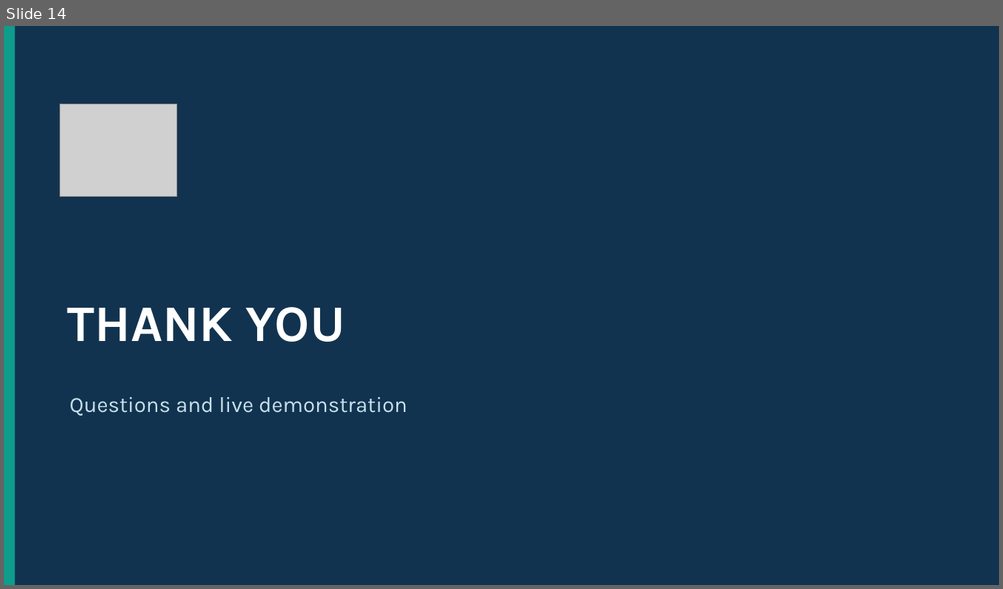
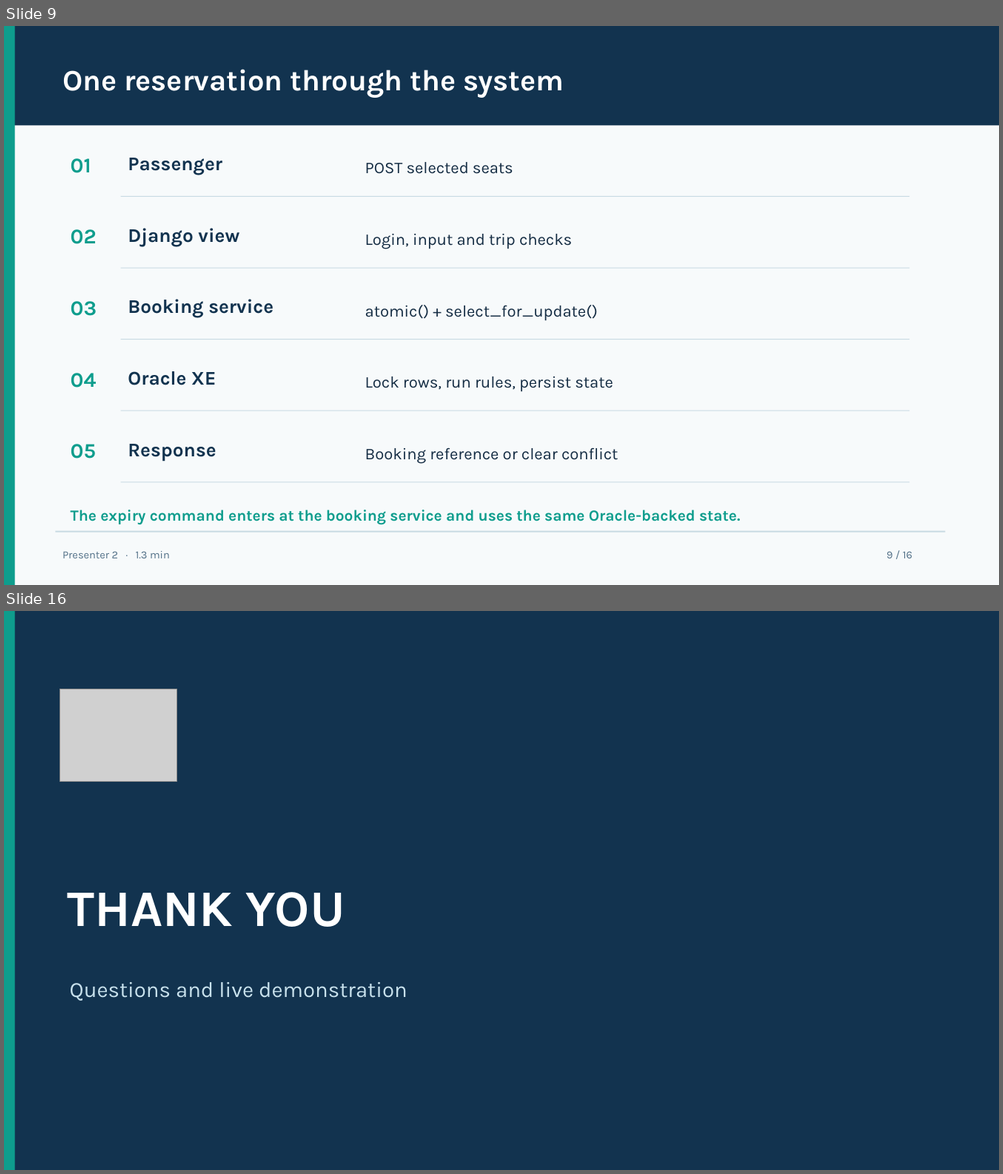
Before and after one commit to karthik-goud227/bus-ticket-booking-system, a slide deck: docs/BusBook_DBMS_Presentation.pptx. Shown one above the other, each under a label of ours: slide 14 before the commit, slides 9 and 16 after it; the slides between them are not shown. The pictures are 1003x589 and 1003x1174 pixels, drawn with LibreOffice and Linux fonts; fonts in the diff are those of the drawing; grey boxes stand for pictures. Boxes give left, top, right and bottom in pixels: in the first picture for what was removed or moved away, otherwise in the second. Text is boxed around its words. In the diff, an @@ line names an element or a change of style, - is before the commit and + after.

Commit message:
Explain Django roles and reservation pipeline

```diff
--- a/docs/BusBook_DBMS_Presentation.pptx
+++ b/docs/BusBook_DBMS_Presentation.pptx
@@ slide 9 added at bbox=[4, 26, 999, 585], background #F7FAFB @@
@@ rectangle added at bbox=[4, 26, 999, 125], fill #12334F @@
@@ rectangle added at bbox=[4, 26, 15, 585], fill #0E9D8D @@
@@ text added at bbox=[62, 69, 563, 98], 28.5 pt, text #FFFFFF, bold @@
+One reservation through the system
@@ text added at bbox=[71, 158, 91, 173], 20.2 pt, text #0E9D8D, bold @@
+01
@@ text added at bbox=[128, 158, 222, 175], 18.8 pt, text #12334F, bold @@
+Passenger
@@ text added at bbox=[365, 162, 513, 174], 15.8 pt, text #142C43 @@
+POST selected seats
@@ rectangle added at bbox=[120, 196, 909, 197], fill #C8DAE3 @@
@@ text added at bbox=[71, 230, 96, 244], 20.2 pt, text #0E9D8D, bold @@
+02
@@ text added at bbox=[128, 228, 239, 247], 18.8 pt, text #12334F, bold @@
+Django view
@@ text added at bbox=[365, 234, 572, 249], 15.8 pt, text #142C43 @@
+Login, input and trip checks
@@ rectangle added at bbox=[120, 268, 909, 269], fill #C8DAE3 @@
@@ text added at bbox=[71, 301, 97, 316], 20.2 pt, text #0E9D8D, bold @@
+03
@@ text added at bbox=[128, 299, 273, 318], 18.8 pt, text #12334F, bold @@
+Booking service
@@ text added at bbox=[365, 305, 597, 321], 15.8 pt, text #142C43 @@
+atomic() + select_for_update()
@@ rectangle added at bbox=[120, 339, 909, 340], fill #C8DAE3 @@
@@ text added at bbox=[71, 373, 96, 388], 20.2 pt, text #0E9D8D, bold @@
+04
@@ text added at bbox=[128, 372, 216, 386], 18.8 pt, text #12334F, bold @@
+Oracle XE
@@ text added at bbox=[365, 377, 613, 392], 15.8 pt, text #142C43 @@
+Lock rows, run rules, persist state
@@ rectangle added at bbox=[120, 411, 909, 412], fill #C8DAE3 @@
@@ text added at bbox=[71, 444, 96, 459], 20.2 pt, text #0E9D8D, bold @@
+05
@@ text added at bbox=[128, 444, 216, 461], 18.8 pt, text #12334F, bold @@
+Response
@@ text added at bbox=[365, 448, 617, 464], 15.8 pt, text #142C43 @@
+Booking reference or clear conflict
@@ rectangle added at bbox=[120, 482, 909, 483], fill #C8DAE3 @@
@@ text added at bbox=[71, 510, 740, 526], 15 pt, text #0E9D8D, bold @@
+The expiry command enters at the booking service and uses the same Oracle-backed state.
@@ rectangle added at bbox=[56, 531, 945, 533], fill #C8DAE3 @@
@@ text added at bbox=[62, 551, 170, 559], 10.5 pt, text #537188 @@
+Presenter 2 · 1.3 min
@@ text added at bbox=[886, 551, 912, 559], 10.5 pt, text #537188 @@
+9 / 16
@@ what was slide 14 is now slide 16 @@
```
Also in this commit, not shown: 12 slides changed, 1 other slide added.
